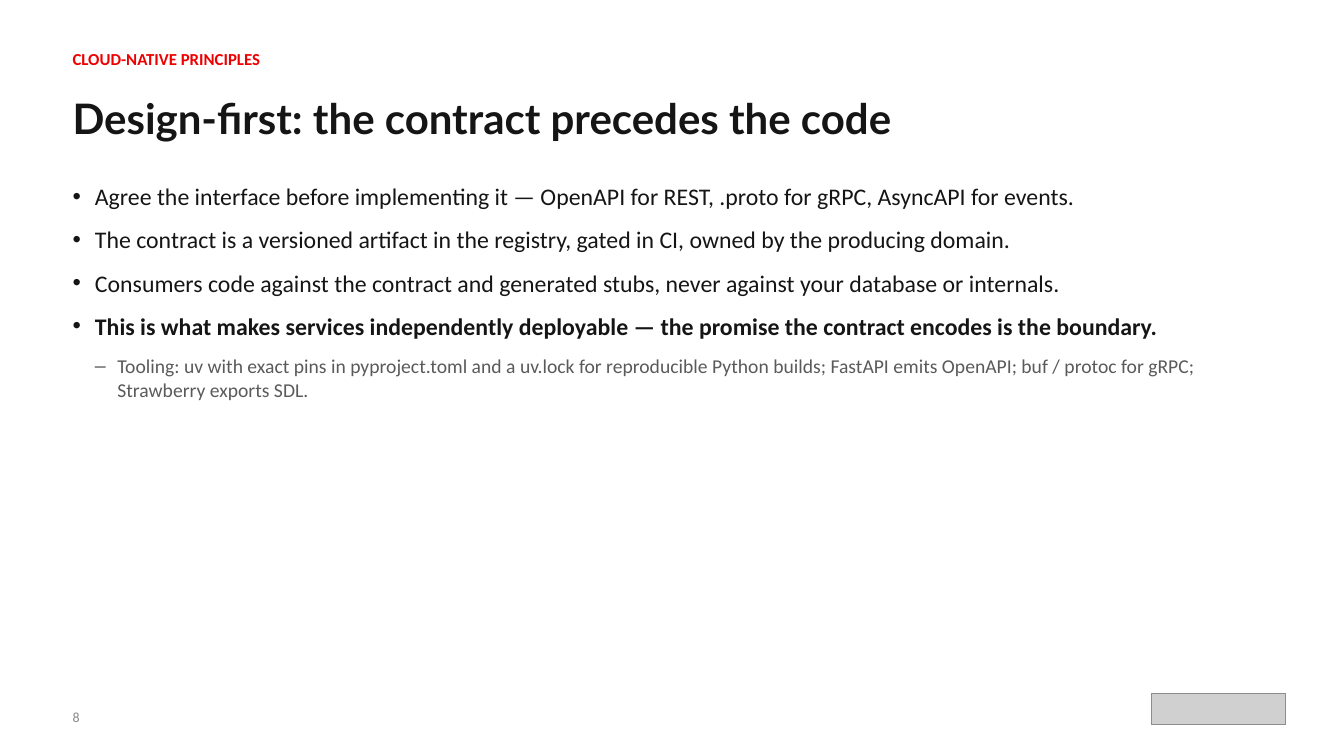
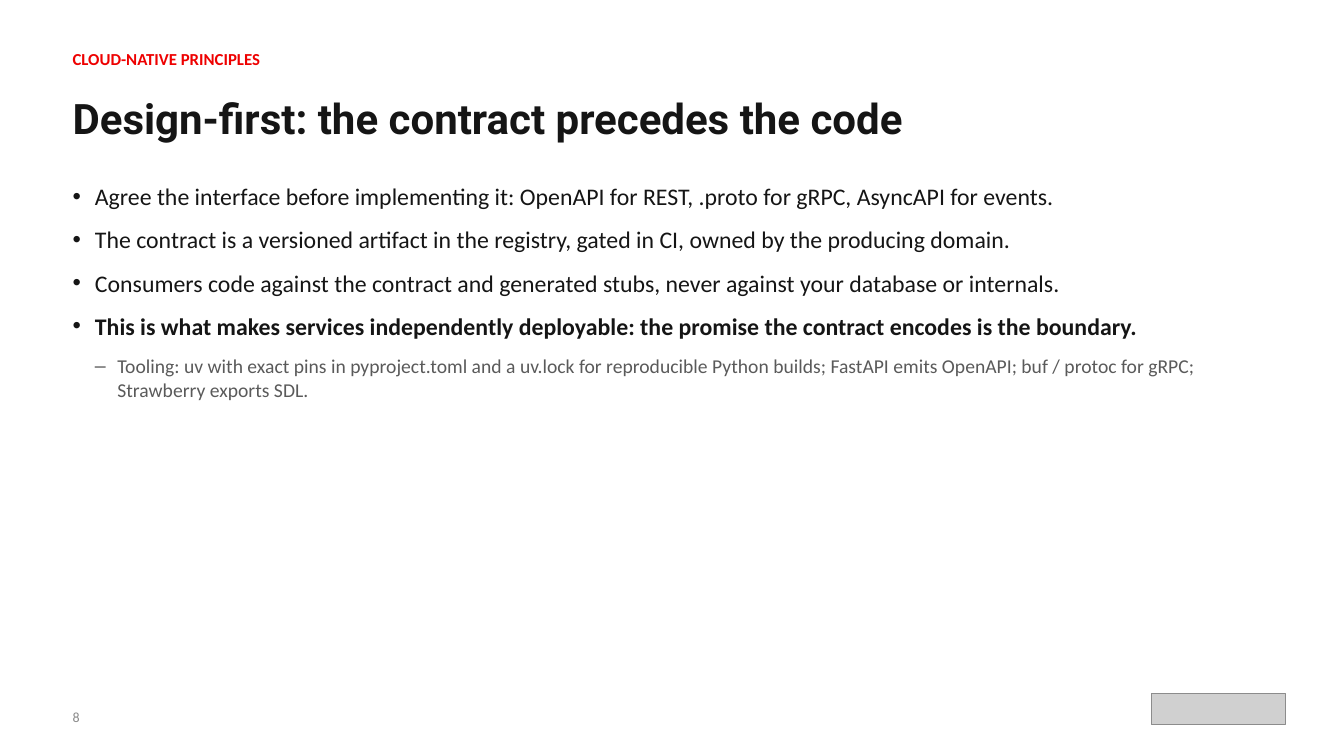
Before and after one commit to patterncatalyst/cloud-native-design-patterns, a slide deck: slide 10 of lgtm-presentation/Designing-Cloud-Native-APIs-Python.pptx. Drawn at 1344x756 pixels with LibreOffice and Linux fonts; fonts in the diff are those of the drawing; grey boxes stand for pictures. Boxes give left, top, right and bottom in pixels: in the first picture for what was removed or moved away, otherwise in the second. Text is boxed around its words. In the diff, an @@ line names an element or a change of style, - is before the commit and + after.

```diff
--- a/lgtm-presentation/Designing-Cloud-Native-APIs-Python.pptx
+++ b/lgtm-presentation/Designing-Cloud-Native-APIs-Python.pptx
@@ text "Design-first: the contract precedes the ..." at box(73, 102, 903, 143): font Lato to Roboto @@
@@ text at box(95, 188, 1053, 209): text changed @@
-• Agree the interface before implementing it — OpenAPI for REST, .proto for gRPC, AsyncAPI for events.
+• Agree the interface before implementing it: OpenAPI for REST, .proto for gRPC, AsyncAPI for events.
@@ text at box(95, 318, 1137, 339): text changed @@
-• This is what makes services independently deployable — the promise the contract encodes is the boundary.
+• This is what makes services independently deployable: the promise the contract encodes is the boundary.
```
Also in this commit, not shown: 281 other slides changed, 3 other files.
